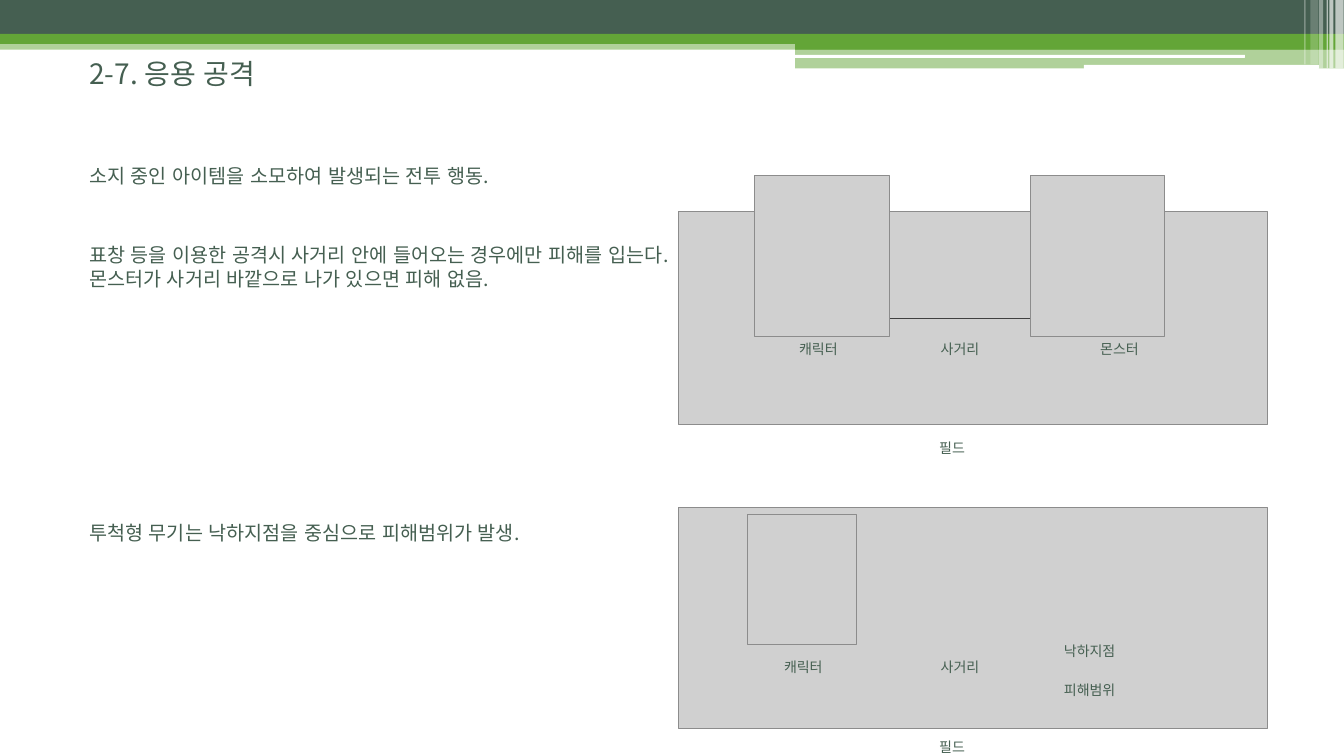
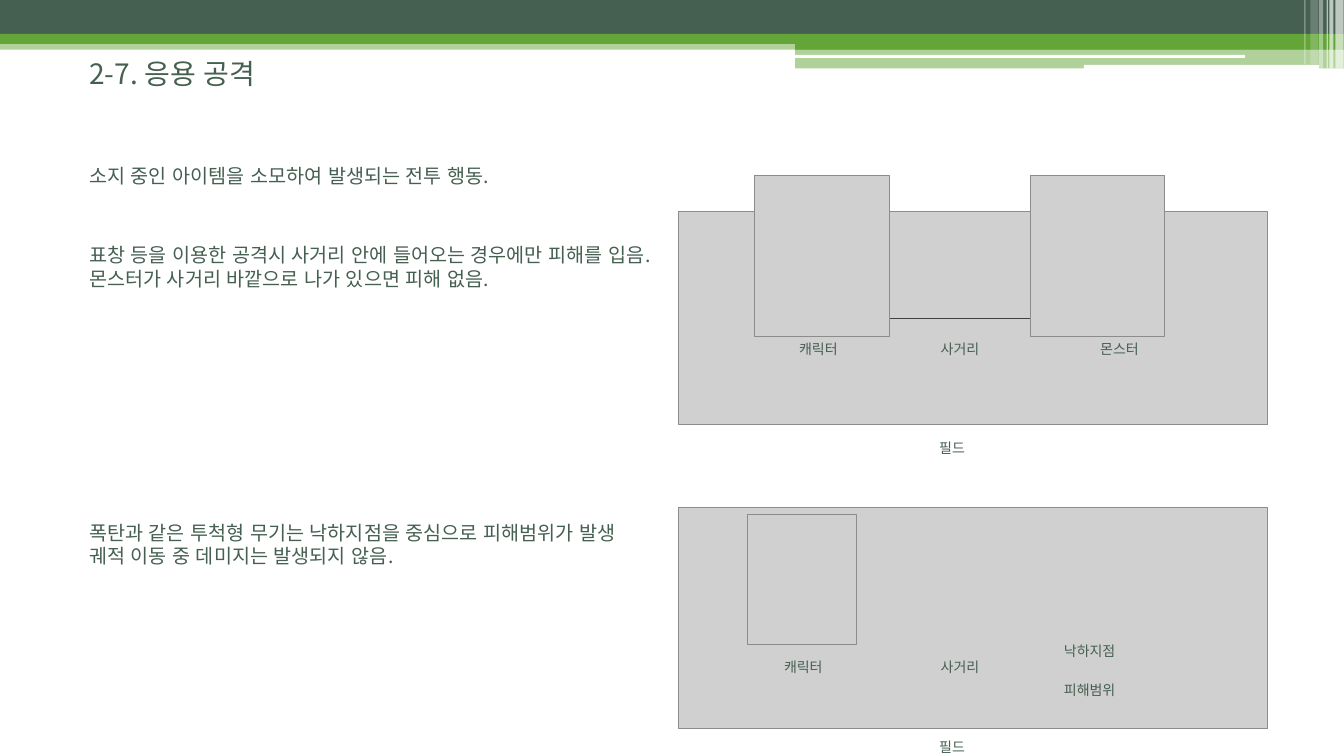
Before and after one commit to uknim2000/TIL, a slide deck: slide 14 of 003_게임기획서/노비의모험_전투시스템_김병훈_v002_200129.pptx. Drawn at 1344x756 pixels with LibreOffice and Linux fonts; fonts in the diff are those of the drawing; grey boxes stand for pictures. Boxes give left, top, right and bottom in pixels: in the first picture for what was removed or moved away, otherwise in the second. Text is boxed around its words. In the diff, an @@ line names an element or a change of style, - is before the commit and + after.

```diff
--- a/003_게임기획서/노비의모험_전투시스템_김병훈_v002_200129.pptx
+++ b/003_게임기획서/노비의모험_전투시스템_김병훈_v002_200129.pptx
@@ text at (89,245,650,264): text changed @@
-표창 등을 이용한 공격시 사거리 안에 들어오는 경우에만 피해를 입는다.
+표창 등을 이용한 공격시 사거리 안에 들어오는 경우에만 피해를 입음.
@@ text at (89,523,615,565): text changed @@
-투척형 무기는 낙하지점을 중심으로 피해범위가 발생.
+폭탄과 같은 투척형 무기는 낙하지점을 중심으로 피해범위가 발생
+궤적 이동 중 데미지는 발생되지 않음.
```
Also in this commit, not shown: 6 other slides changed.
